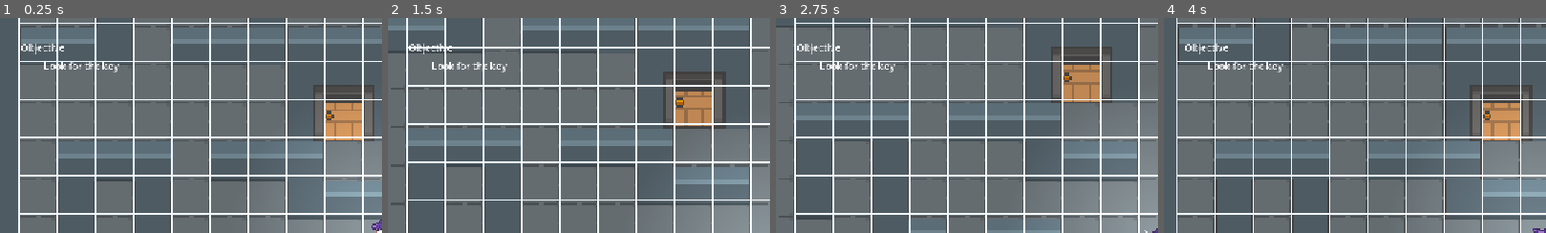
Above: before the commit, frames 1-4 (left to right).
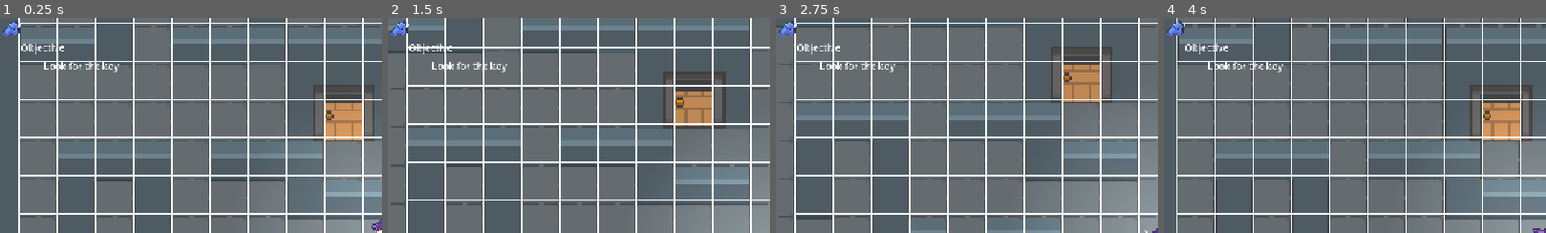
Above: after the commit, the same moments.

Repository: rstricke/Whistlefreeze52
Game: Godot game, scene res://scenes/main.tscn
Same seed, same stepped clock (60 frames per second), same inputs: the game is played once before the commit and once after it.
Inputs:
- Up to frame 1 (0.25 s): no input
- Up to frame 2 (1.5 s): tap Enter at 0.5 s; hold D (move_right) 0.53-1.28 s; tap F (whistle) at 0.6, 1.35 s; hold S (move_down) from 1.28 s (still down)
- Up to frame 3 (2.75 s): release S (move_down) at 2.03 s; hold D (move_right) from 2.03 s (still down); tap F (whistle) at 2.1 s
- Up to frame 4 (4 s): release D (move_right) at 2.78 s; hold W (move_up) 2.78-3.53 s; tap F (whistle) at 2.85, 3.6 s; hold A (move_left) from 3.53 s (still down)
The pictures show only the part of the screen within x 0-50%, y 0-50%; the shares and areas given below are measured in that part.

The runs differ from the first frame. In frame 1, 0.2% of the frame differs, in the area x 0-6%, y 1-9%; in frame 2, 0.2%; in frame 3, 0.2%; in frame 4, 0.2%.
Error in both runs: Invalid assignment of property or key 'player' with value of type 'CharacterBody2D (Player)' on a base object of type 'Nil'. (res://scripts/player.gd:39)

Commit message:
Update main.tscn

Diff:
--- a/game/scenes/main.tscn
+++ b/game/scenes/main.tscn
@@ -4,6 +4,7 @@
 [ext_resource type="PackedScene" uid="uid://bgh8preqcmx2h" path="res://scenes/player.tscn" id="1_o5qli"]
 [ext_resource type="Texture2D" uid="uid://by3fotnue6bic" path="res://assets/light_Ball_512.png" id="2_tefeu"]
 [ext_resource type="PackedScene" uid="uid://cpvow7sgxi65k" path="res://scenes/monster.tscn" id="3_sugp2"]
+[ext_resource type="Texture2D" uid="uid://cxe2r1en3e65j" path="res://assets/whistle.png" id="4_ya4ey"]
 [ext_resource type="Texture2D" uid="uid://cq48pk73qg74b" path="res://assets/16x16 house interior/MAIN_ATLAS.png" id="5_tefeu"]
 [ext_resource type="Texture2D" uid="uid://j6xma7mijoq5" path="res://assets/16x16 house interior/2_ebony.png" id="7_85g3d"]
 [ext_resource type="Texture2D" uid="uid://dtbovja8oyk1m" path="res://assets/16x16 house interior/3_ebony.png" id="8_choun"]
@@ -11295,6 +11296,11 @@
 size_flags_vertical = 3
 color = Color(0, 0, 0, 0)
 
+[node name="WhistleIcon" type="TextureRect" parent="Player/CanvasLayer" unique_id=1609110684]
+offset_right = 40.0
+offset_bottom = 40.0
+texture = ExtResource("4_ya4ey")
+
 [node name="PointLight2D" type="PointLight2D" parent="Player" unique_id=1811651063]
 position = Vector2(1, 0)
 energy = 0.44
